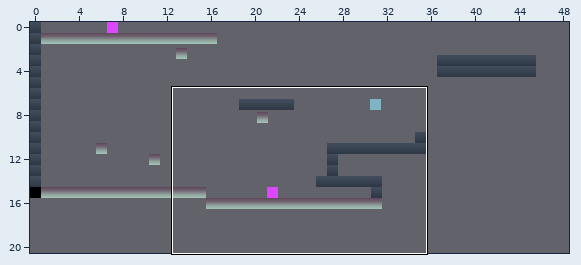
An edit to a level. Tiled map, prototype_semestre2_v0331/assets/tile/tilemap.tmx. Above: a wide view before the commit, with the close-up outlined.
Close-up. Earlier state:
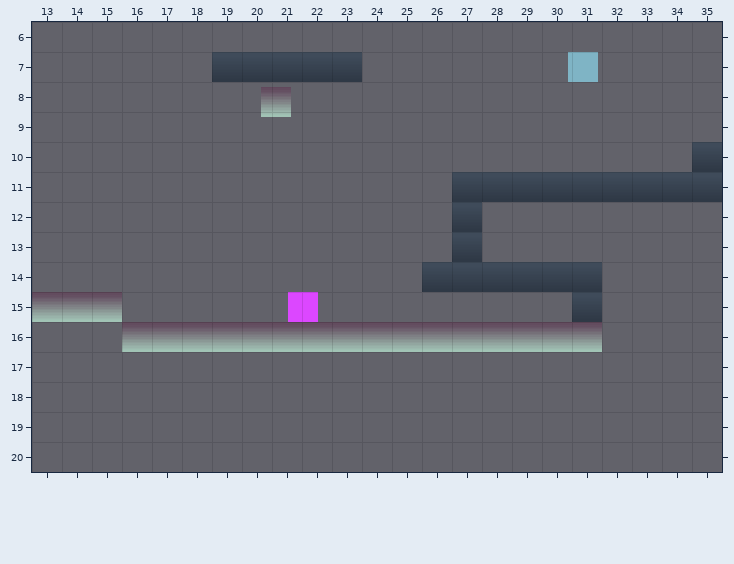
Cells are 20x20 px. Shown: x 13..35, y 6..20. The commit also changed other parts of the map, which this record leaves out.
And afterwards:
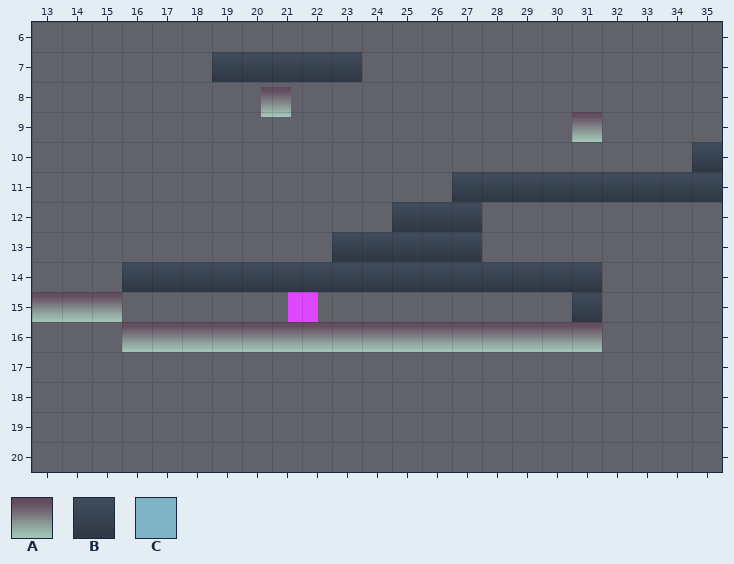
Key: from "tilemap": A 1, B 2, C 4.
_ is an empty cell.
Objects are placed by their top-left corner, in cells (3,4 is the top-left corner of cell 3,4); size is 1x1 cell unless given.
Difference:
Layer "platformer":
y 12: x 25..26 __ -> BB
y 13: x 23..26 ____ -> BBBB
y 14: x 16..25 __________ -> BBBBBBBBBB
Layer "mecaSpawn":
added: A at 31,9
removed: C at 30.9,7
